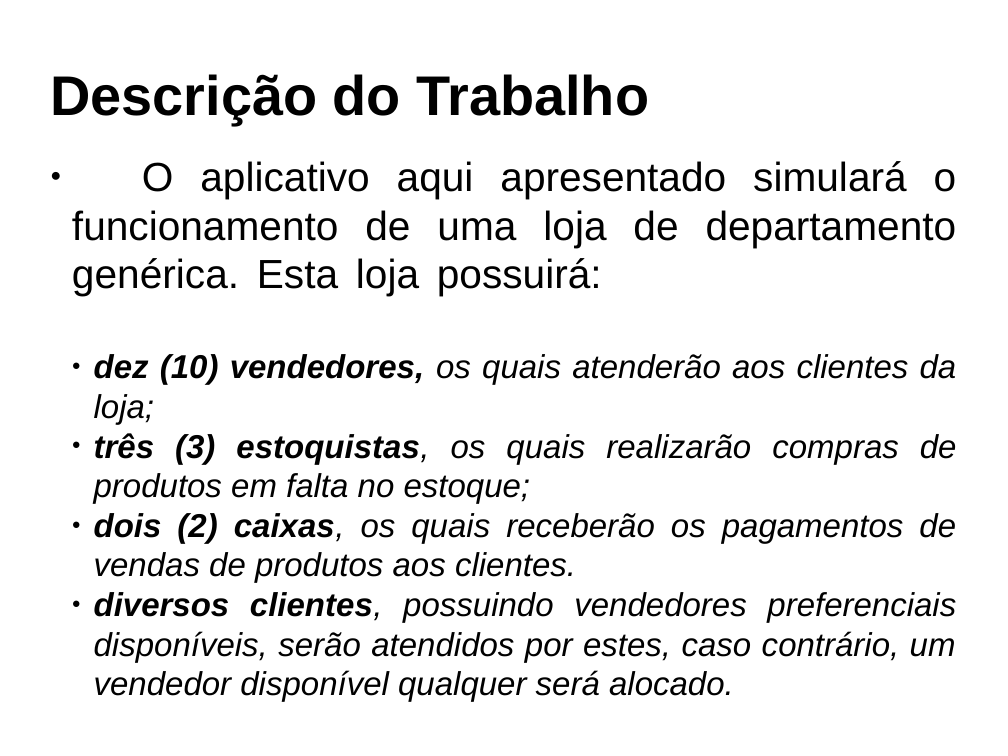
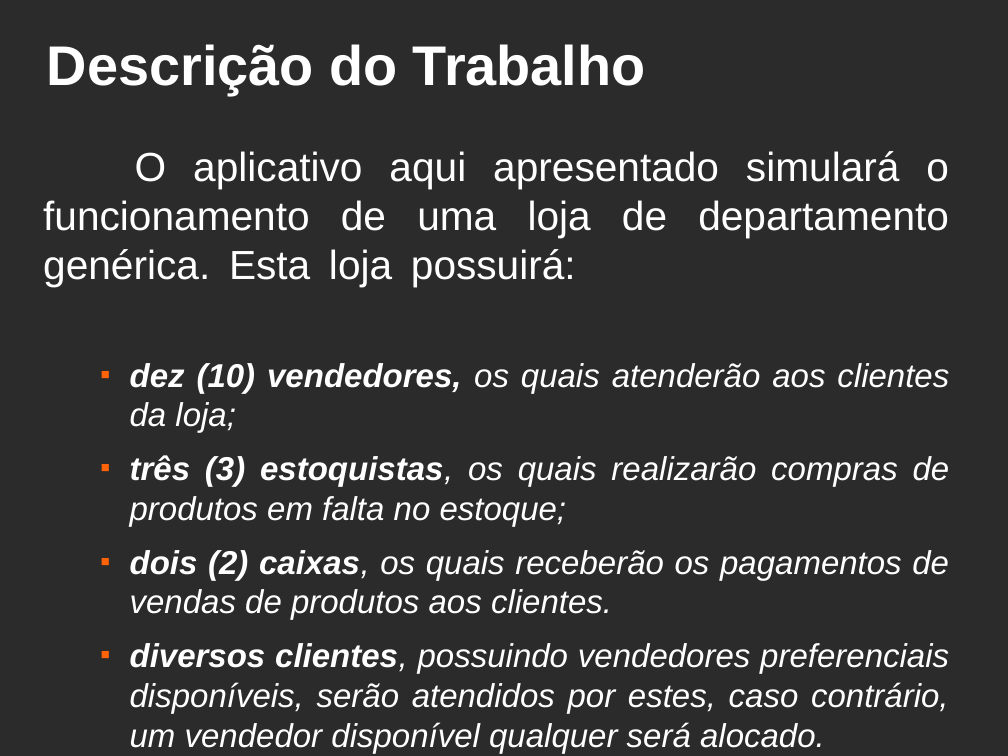
Before and after one commit to brunobuss/lojasim, a slide deck: slide 4 of docs/Apresentação_SO.odp. Drawn at 1008x756 pixels with LibreOffice and Linux fonts; fonts in the diff are those of the drawing; background and template pictures are left out; a plain dark background stands for a picture behind light text. Boxes give left, top, right and bottom in pixels: in the first picture for what was removed or moved away, otherwise in the second. Text is boxed around its words. In the diff, an @@ line names an element or a change of style, - is before the commit and + after.

```diff
--- a/docs/Apresentação_SO.odp
+++ b/docs/Apresentação_SO.odp
@@ background #FFFFFF to picture (left out) @@
@@ title "Descrição do Trabalho": place and size @@
-title "Descrição do Trabalho" at <box>50,74,649,125</box>
+title "Descrição do Trabalho" at <box>47,44,646,95</box>
@@ title "Descrição do Trabalho" at <box>47,44,646,95</box>: text colour #000000 to #FFFFFF @@
@@ text "O aplicativo aqui apresentado simulará ...": place and size @@
-text "O aplicativo aqui apresentado simulará ..." at <box>72,161,957,702</box>
+text "O aplicativo aqui apresentado simulará ..." at <box>43,151,950,714</box>
@@ text "O aplicativo aqui apresentado simulará ..." at <box>43,151,950,714</box>: text colour #000000 to #FFFFFF; bullet ● to none; more space between paragraphs; bullet ● to ■; bullet colour #000000 to #FF6309; vertical alignment middle to top @@
```
Also in this commit, not shown: 13 other slides changed, 1 other file.
